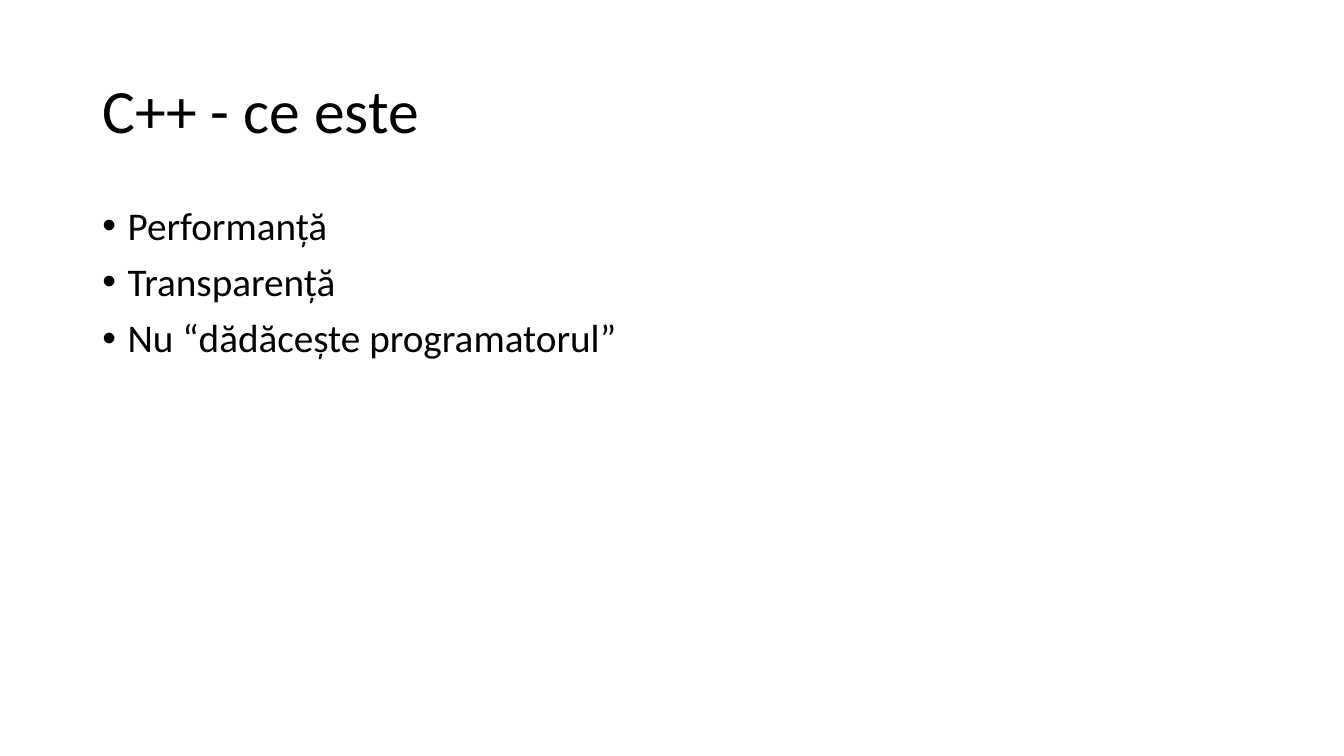
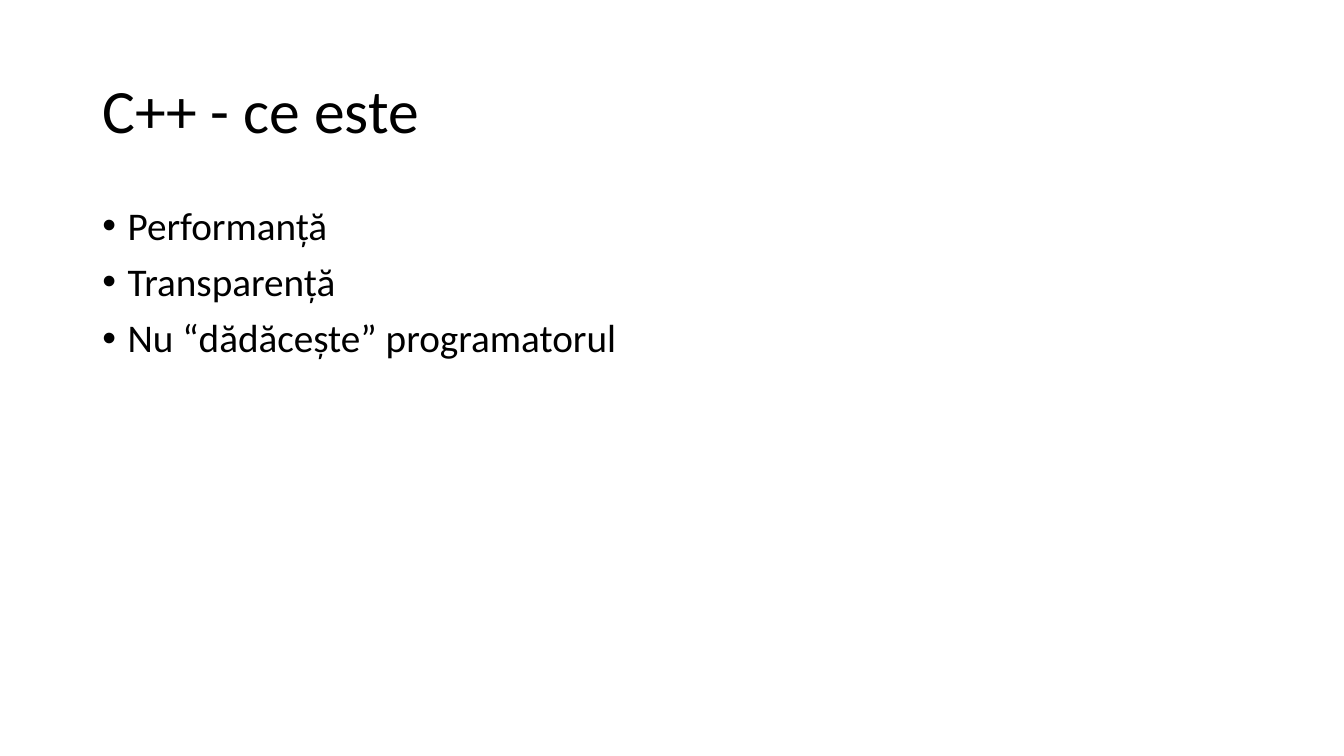
Before and after one commit to lnicola/acpp14, a slide deck: slide 6 of day1/Advanced C++ Day 1.pptx. Drawn at 1344x756 pixels with LibreOffice and Linux fonts; fonts in the diff are those of the drawing. Boxes give left, top, right and bottom in pixels: in the first picture for what was removed or moved away, otherwise in the second. Text is boxed around its words. In the diff, an @@ line names an element or a change of style, - is before the commit and + after.

Commit message:
Update slides

```diff
--- a/day1/Advanced C++ Day 1.pptx
+++ b/day1/Advanced C++ Day 1.pptx
@@ text at [128, 324, 617, 360]: text changed @@
-• Nu “dădăcește programatorul”
+• Nu “dădăcește” programatorul
```
Also in this commit, not shown: 3 other slides changed, 3 slides added.
